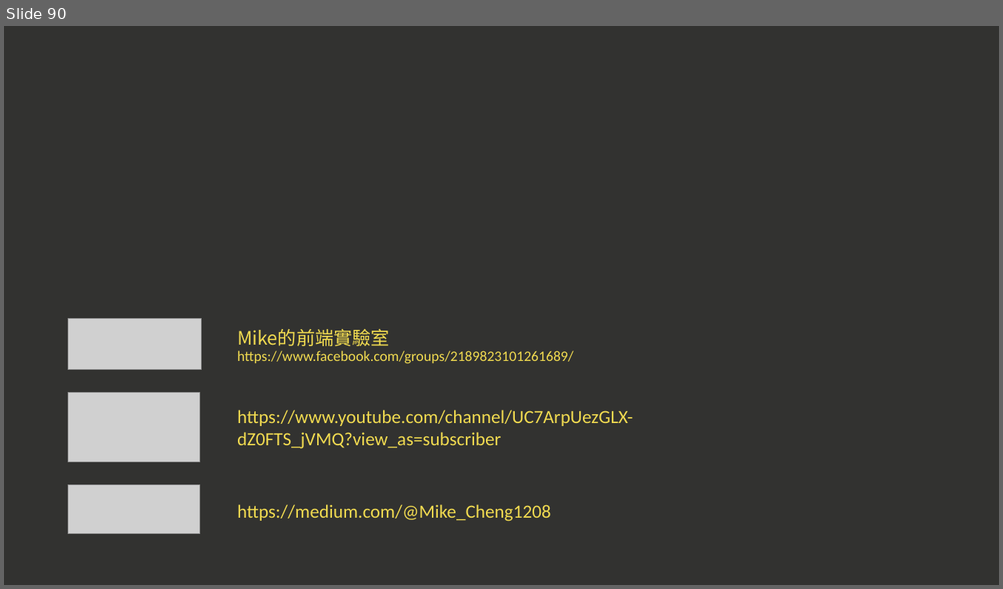
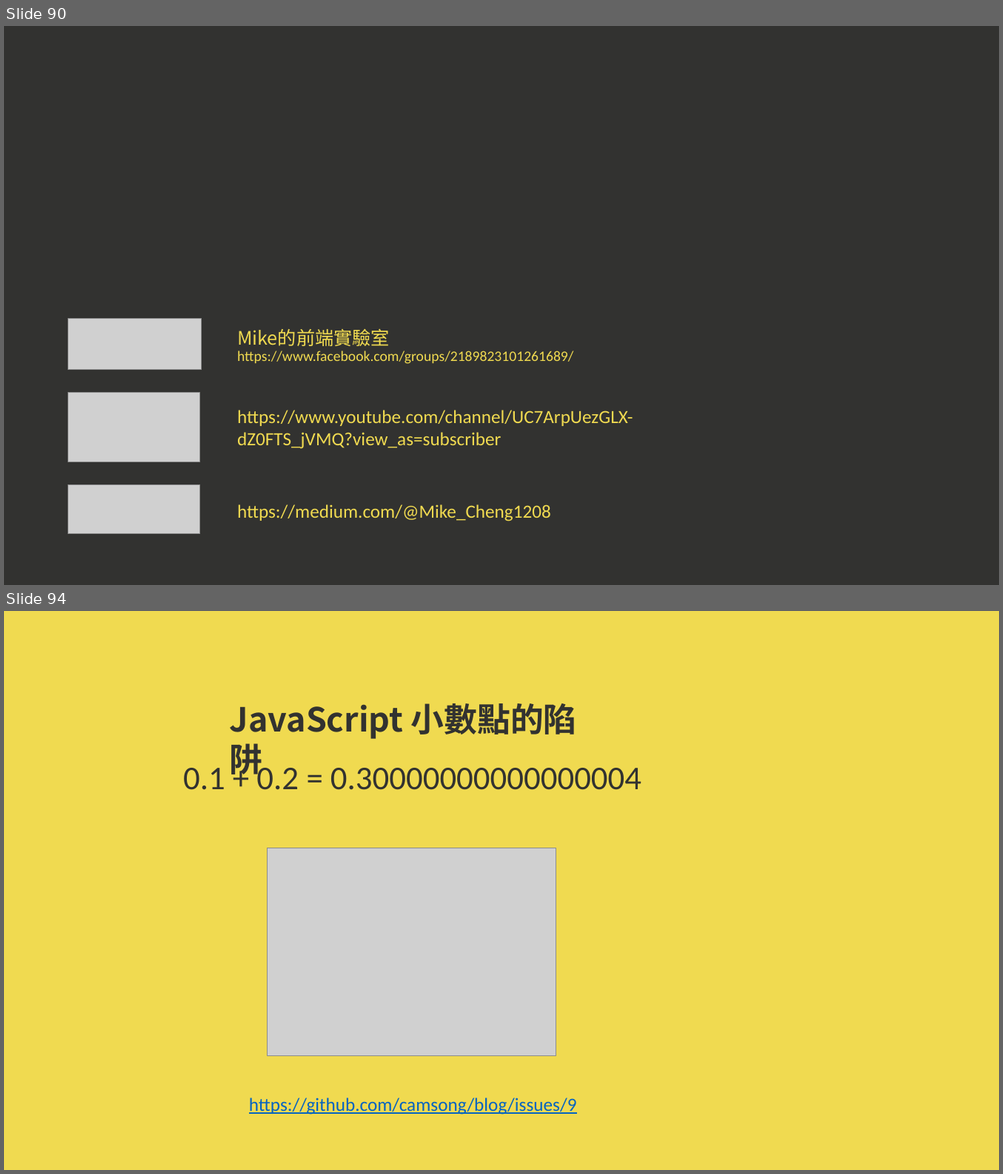
Before and after one commit to a23246542/JS_course_beginner_example, a slide deck: 現代 JavaScript 職人之路｜入門篇.pptx. Shown one above the other, each under a label of ours: slide 90 before the commit, slides 90 and 94 after it; the slides between them are not shown. The pictures are 1003x589 and 1003x1174 pixels, drawn with LibreOffice and Linux fonts; fonts in the diff are those of the drawing; grey boxes stand for pictures. Boxes give left, top, right and bottom in pixels: in the first picture for what was removed or moved away, otherwise in the second. Text is boxed around its words. In the diff, an @@ line names an element or a change of style, - is before the commit and + after.

```diff
--- a/現代 JavaScript 職人之路｜入門篇.pptx
+++ b/現代 JavaScript 職人之路｜入門篇.pptx
@@ slide 94 added at [4,611,999,1170], background #F0DA50 @@
@@ text added at [230,703,577,780], 32 pt, text #323230, bold @@
+JavaScript 小數點的陷阱
@@ text added at [183,762,641,790], 32 pt, text #323230 @@
+0.1 + 0.2 = 0.30000000000000004
@@ picture added at [267,849,555,1056] @@
@@ text added at [249,1098,577,1115], 18 pt, text #0563C1, underline @@
+https://github.com/camsong/blog/issues/9
```
Also in this commit, not shown: 4 other slides added, 1 other file.
